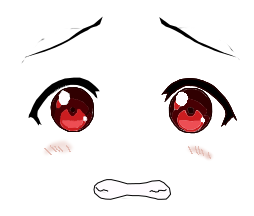
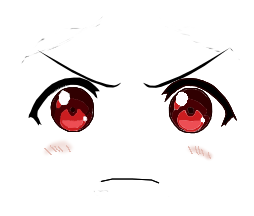
Before/after of a 254 x 216 layered artwork. What changed in the layer stack:
painted on "molde" over [27,16,240,200]
hid "molde color" over [94,179,171,200]
